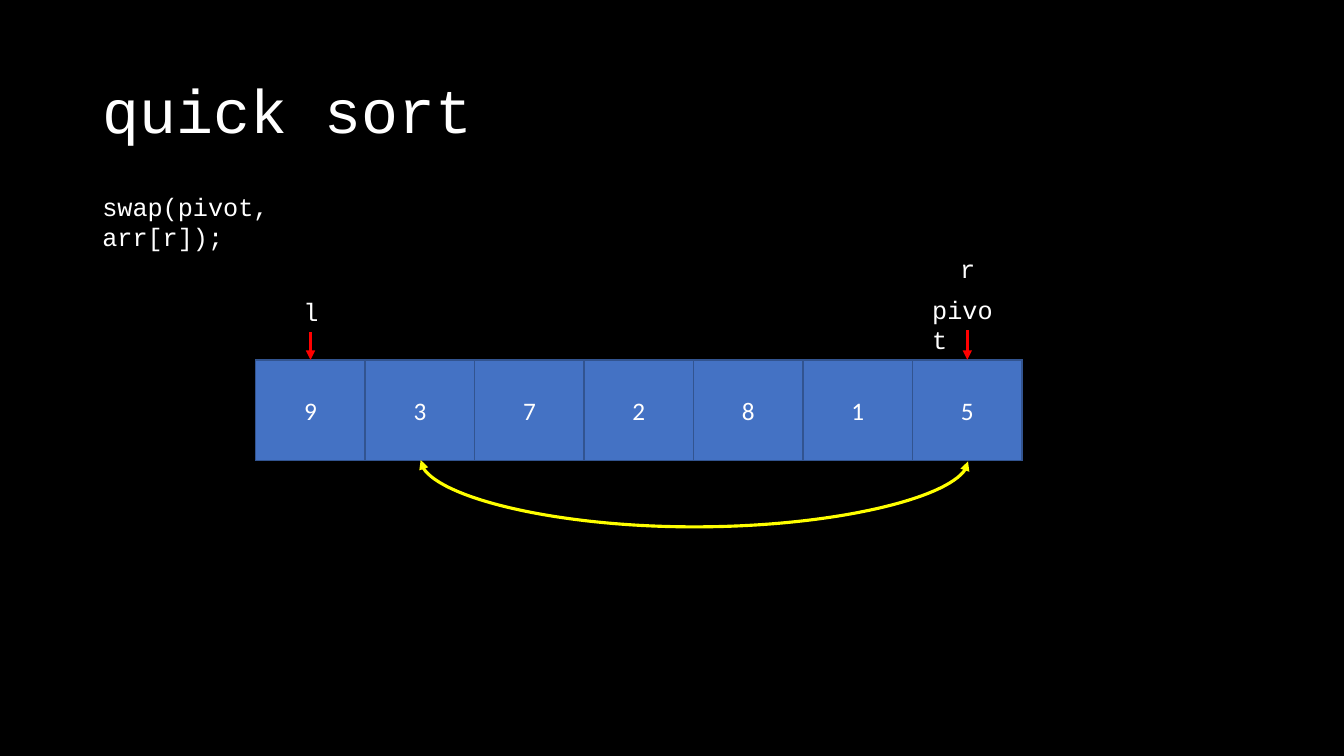
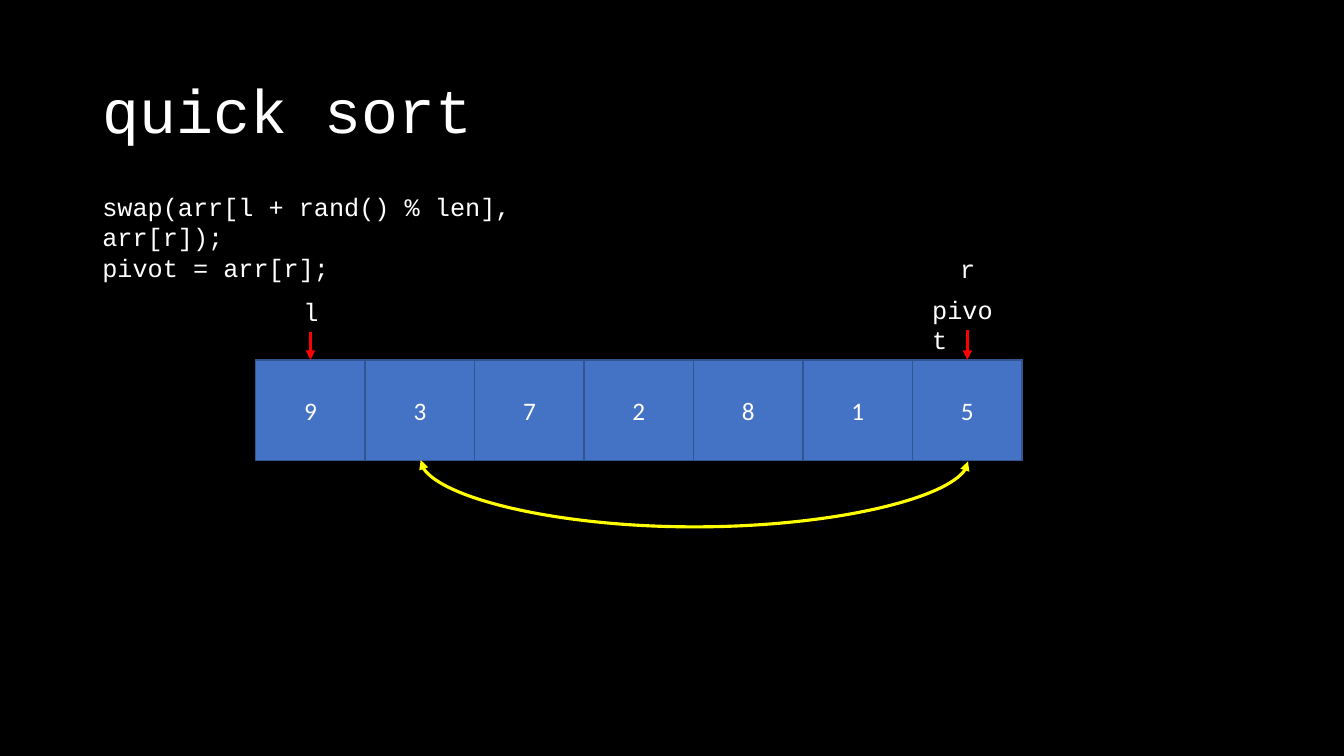
Before and after one commit to OEmiliatanO/those_c_prog_didnt_teach, a slide deck: slide 145 of Ch4/Ch4-algorithm.pptx (slide 146 before the commit). Drawn at 1344x756 pixels with LibreOffice and Linux fonts; fonts in the diff are those of the drawing. Boxes give left, top, right and bottom in pixels: in the first picture for what was removed or moved away, otherwise in the second. Text is boxed around its words. In the diff, an @@ line names an element or a change of style, - is before the commit and + after.

```diff
--- a/Ch4/Ch4-algorithm.pptx
+++ b/Ch4/Ch4-algorithm.pptx
@@ text at (x1=102, y1=198, x2=511, y2=283): text changed @@
-swap(pivot, arr[r]);
+swap(arr[l + rand() % len], arr[r]);
+pivot = arr[r];
```
Also in this commit, not shown: 1 other slide changed, 1 slide removed.
